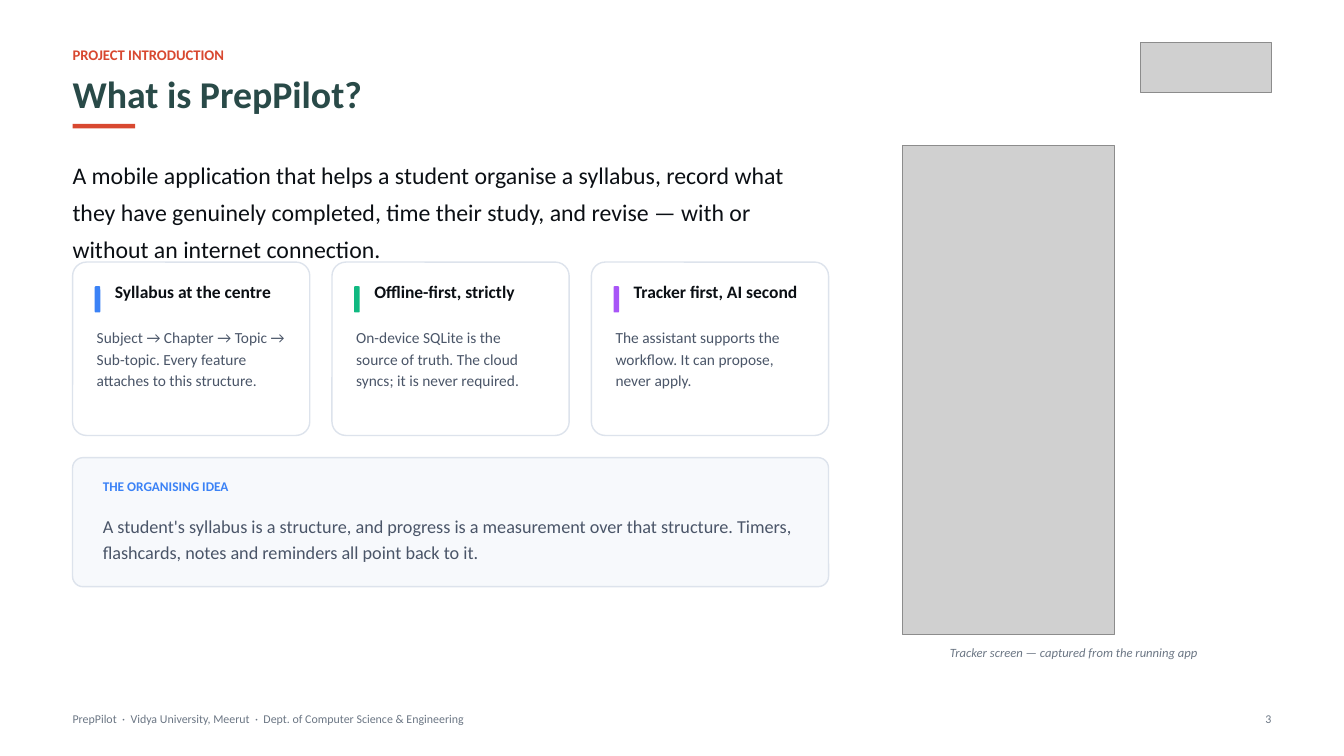
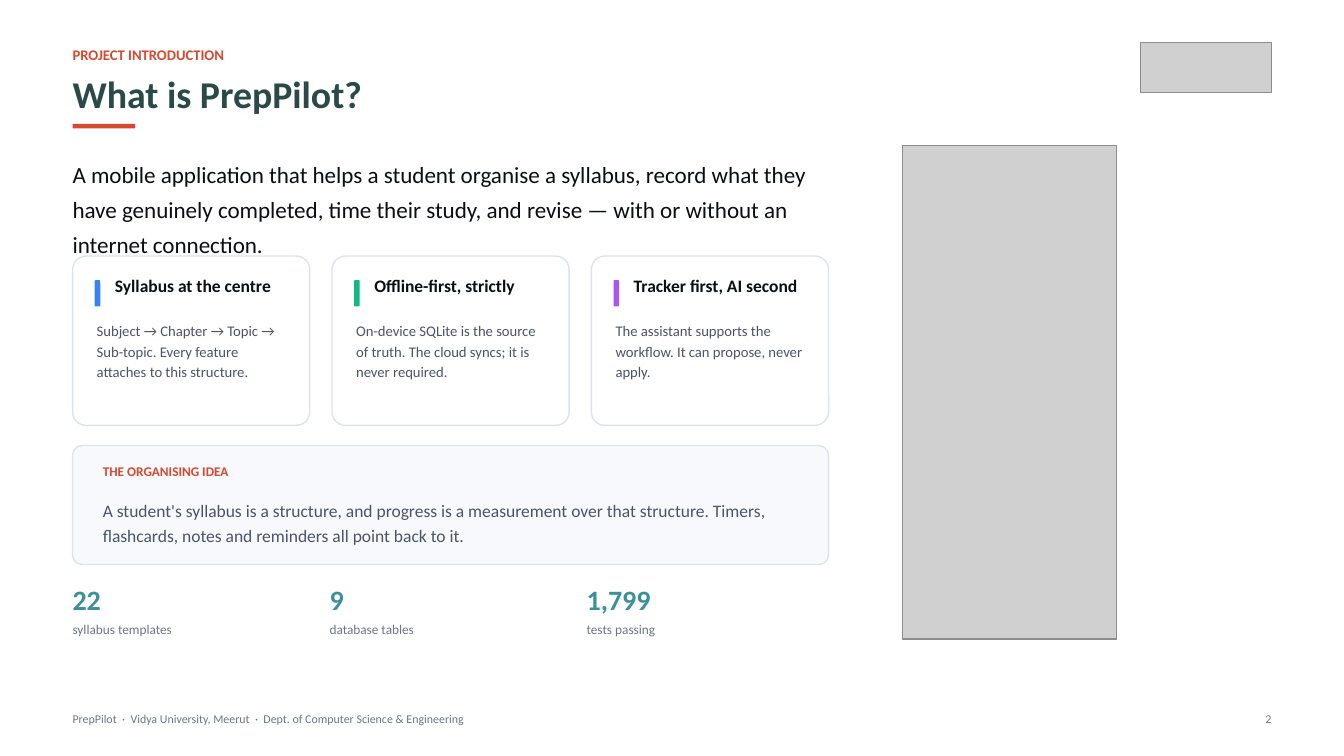
Before and after one commit to Archiit-jain/preppilot, a slide deck: slide 2 of docs/PrepPilot_First_Project_Presentation.pptx (slide 3 before the commit). Drawn at 1344x756 pixels with LibreOffice and Linux fonts; fonts in the diff are those of the drawing; grey boxes stand for pictures. Boxes give left, top, right and bottom in pixels: in the first picture for what was removed or moved away, otherwise in the second. Text is boxed around its words. In the diff, an @@ line names an element or a change of style, - is before the commit and + after.

```diff
--- a/docs/PrepPilot_First_Project_Presentation.pptx
+++ b/docs/PrepPilot_First_Project_Presentation.pptx
@@ picture resized from (x1=902, y1=145, x2=1115, y2=635) to (x1=902, y1=145, x2=1117, y2=639) @@
@@ text "A mobile application that helps ..." at (x1=73, y1=167, x2=806, y2=253): size 17 to 16.5 pt; line spacing 1.28 to 1.26 @@
@@ rounded rectangle resized from (x1=73, y1=262, x2=310, y2=436) to (x1=73, y1=256, x2=310, y2=425) @@
@@ rounded rectangle resized from (x1=332, y1=262, x2=569, y2=436) to (x1=332, y1=256, x2=569, y2=425) @@
@@ rounded rectangle resized from (x1=592, y1=262, x2=829, y2=436) to (x1=592, y1=256, x2=829, y2=425) @@
@@ 3 texts, 3 rounded rectangles moved together from (x1=95, y1=285, x2=797, y2=313) to (x1=95, y1=279, x2=797, y2=307) @@
@@ size 11 to 10.5 pt in 3 elements at (x1=97, y1=326, x2=258, y2=377), (x1=356, y1=326, x2=535, y2=380), (x1=616, y1=326, x2=802, y2=380) @@
@@ rounded rectangle resized from (x1=73, y1=458, x2=829, y2=587) to (x1=73, y1=446, x2=829, y2=565) @@
@@ text "THE ORGANISING IDEA" moved from (x1=103, y1=482, x2=228, y2=491) to (x1=103, y1=467, x2=228, y2=476) @@
@@ text "THE ORGANISING IDEA" at (x1=103, y1=467, x2=228, y2=476): text colour #3B82F6 to #D84830 @@
@@ text "A student's syllabus is a ..." moved from (x1=103, y1=520, x2=791, y2=562) to (x1=103, y1=505, x2=765, y2=545) @@
@@ text "A student's syllabus is a ..." at (x1=103, y1=505, x2=765, y2=545): size 13 to 12.5 pt; line spacing 1.22 to 1.2 @@
@@ text added at (x1=73, y1=591, x2=101, y2=610), 20 pt, text #3C909C, bold @@
+22
@@ text added at (x1=330, y1=591, x2=344, y2=610), 20 pt, text #3C909C, bold @@
+9
@@ text added at (x1=587, y1=591, x2=651, y2=614), 20 pt, text #3C909C, bold @@
+1,799
@@ text added at (x1=73, y1=625, x2=172, y2=636), 9.5 pt, text #6B7684 @@
+syllabus templates
@@ text added at (x1=330, y1=625, x2=413, y2=634), 9.5 pt, text #6B7684 @@
+database tables
@@ text added at (x1=587, y1=625, x2=655, y2=636), 9.5 pt, text #6B7684 @@
+tests passing
@@ text removed at (x1=950, y1=648, x2=1197, y2=659) @@
-Tracker screen — captured from the running app
```
Also in this commit, not shown: 17 other slides changed, 1 slide added, 10 slides removed, 6 other files.
